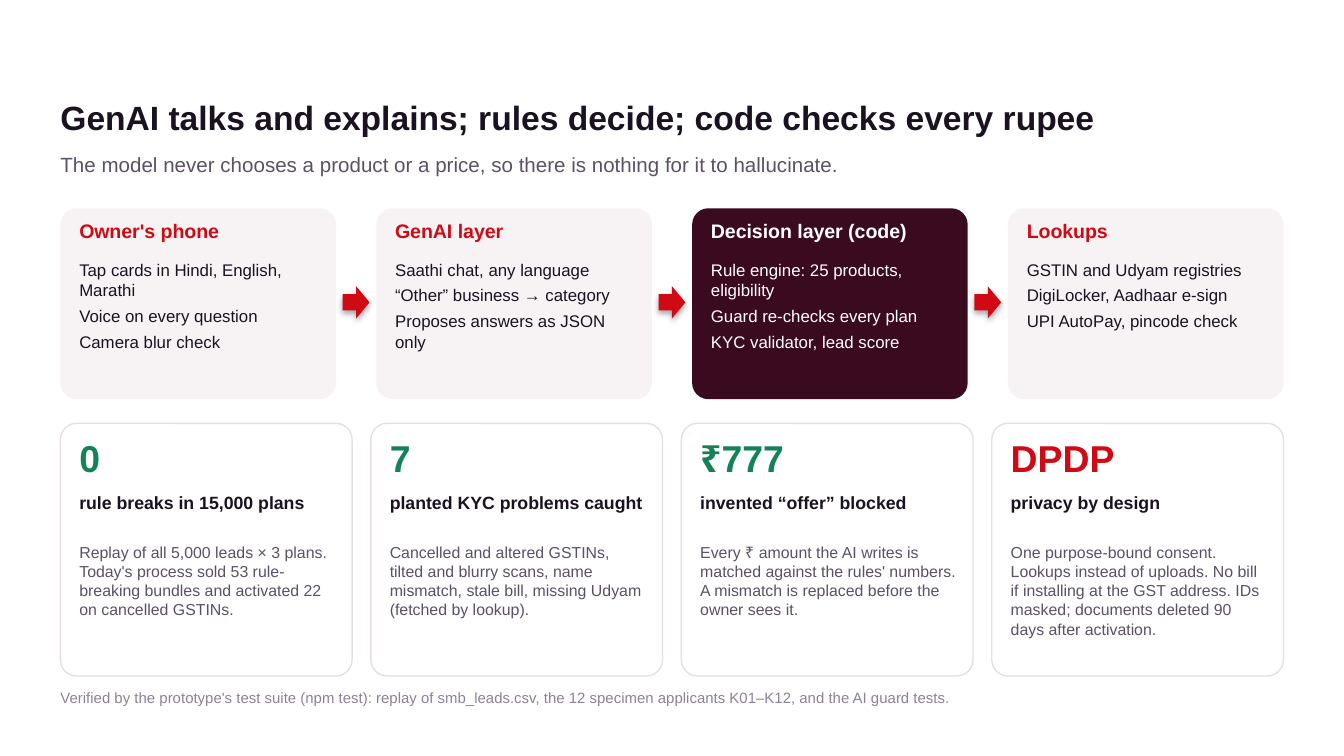
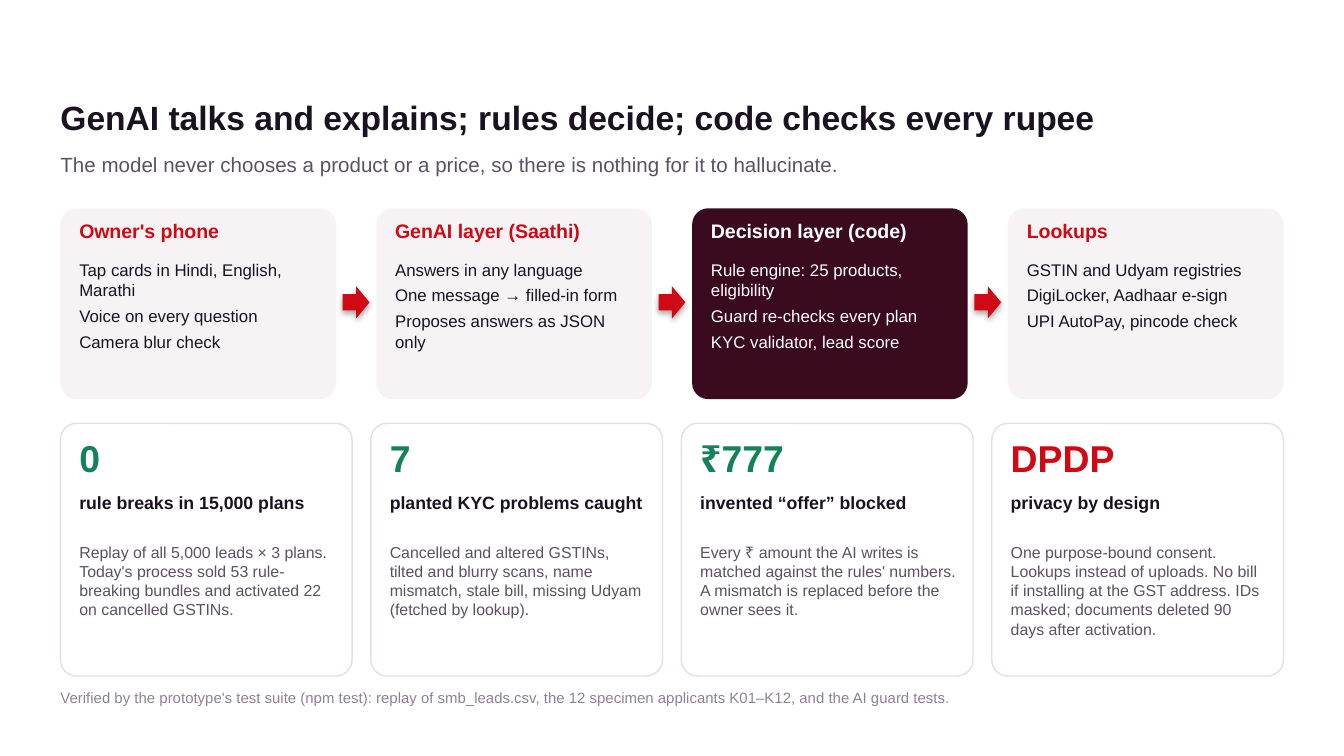
Before and after one commit to kaustubh3103/udyam-digital, a slide deck: slide 5 of docs/Team_JIO_Udyam_Digital.pptx. Drawn at 1344x756 pixels with LibreOffice and Linux fonts; fonts in the diff are those of the drawing; background and template pictures are left out. Boxes give left, top, right and bottom in pixels: in the first picture for what was removed or moved away, otherwise in the second. Text is boxed around its words. In the diff, an @@ line names an element or a change of style, - is before the commit and + after.

```diff
--- a/docs/Team_JIO_Udyam_Digital.pptx
+++ b/docs/Team_JIO_Udyam_Digital.pptx
@@ text at (395, 223, 580, 242): text changed @@
-GenAI layer
+GenAI layer (Saathi)
@@ text at (395, 263, 618, 305): text changed @@
-Saathi chat, any language
-“Other” business → category
+Answers in any language
+One message → filled-in form
```
Also in this commit, not shown: 1 other slide changed, 4 other files.
